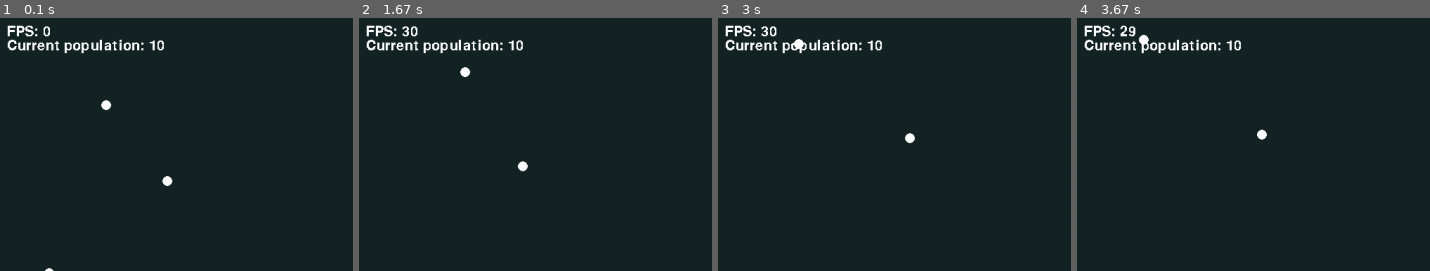
Above: before the commit, frames 1-4 (left to right).
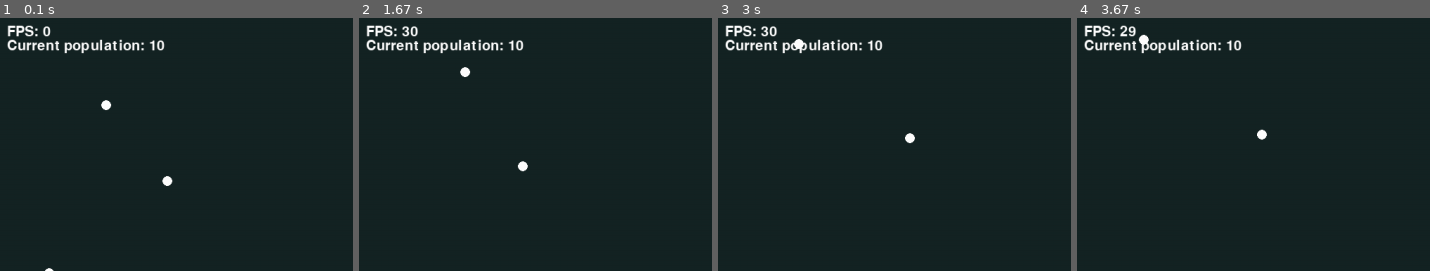
Above: after the commit, the same moments.

Repository: darceno/lifebox-simulator
Game: pygame game, started from src/main.py
The game is run twice, just before and just after one commit, with the same random seed, the same clock (stepped at 60 frames per second) and the same inputs.
Inputs:
- Up to frame 1 (0.1 s): no input
- Up to frame 2 (1.67 s): no input
- Up to frame 3 (3 s): no input
- Up to frame 4 (3.67 s): no input
The pictures show only the part of the screen within x 0-50%, y 0-50%; the shares and areas given below are measured in that part.

The runs differ from the first frame. In frame 1, 0.4% of the frame differs, in the area x 1-47%, y 3-14%; in frame 2, 0.5%; in frame 3, 0.4%; in frame 4, 0.5%.

Commit message:
Add options for info display in settings.py

Diff:
--- a/src/main.py
+++ b/src/main.py
@@ -105,13 +105,15 @@
                     self.organisms[i].collision_abilities(self.organisms[j])
 
     def info_display(self):
-        self.font = pygame.font.SysFont(None, 30)
+        self.font = pygame.font.SysFont(None, font_size)
         self.population = len(self.organisms)
         self.frames = int(clock.get_fps())
-        FPS_counter = self.font.render(f"FPS: {self.frames}", False, pygame.Color("white"))
-        population_counter = self.font.render(f"Current population: {self.population}", False, pygame.Color("white"))
-        screen.blit(FPS_counter, (10, 10))
-        screen.blit(population_counter, (10, 30))
+        FPS_counter = self.font.render(f"FPS: {self.frames}",  anti_aliasing, font_color)
+        population_counter = self.font.render(f"Current population: {self.population}", anti_aliasing, font_color)
+        if show_FPS:
+            screen.blit(FPS_counter, (10, 10))
+        if show_population:
+            screen.blit(population_counter, (10, 30))
 
     def update_screen(self):
         for organism in self.organisms:
@@ -132,7 +134,8 @@
             run = False
 
     simulation.create_organisms()
-    simulation.info_display()
+    if enable_info_display:
+        simulation.info_display()
     simulation.update_screen()
 
     screen.fill(BG_COLOR)
--- a/src/settings.py
+++ b/src/settings.py
@@ -13,3 +13,11 @@
 STARTING_SIZE = 7 # default = 7
 STARTING_COLOR = "white" # default = "white"
 SPEED = 1 # default = 1
+
+# INFO DISPLAY SETTINGS
+enable_info_display = True # default = True
+font_size = 30 # default = 30
+font_color = "white" # default = "white"
+anti_aliasing = True # default = True
+show_FPS = True # default = True
+show_population = True # default = True
